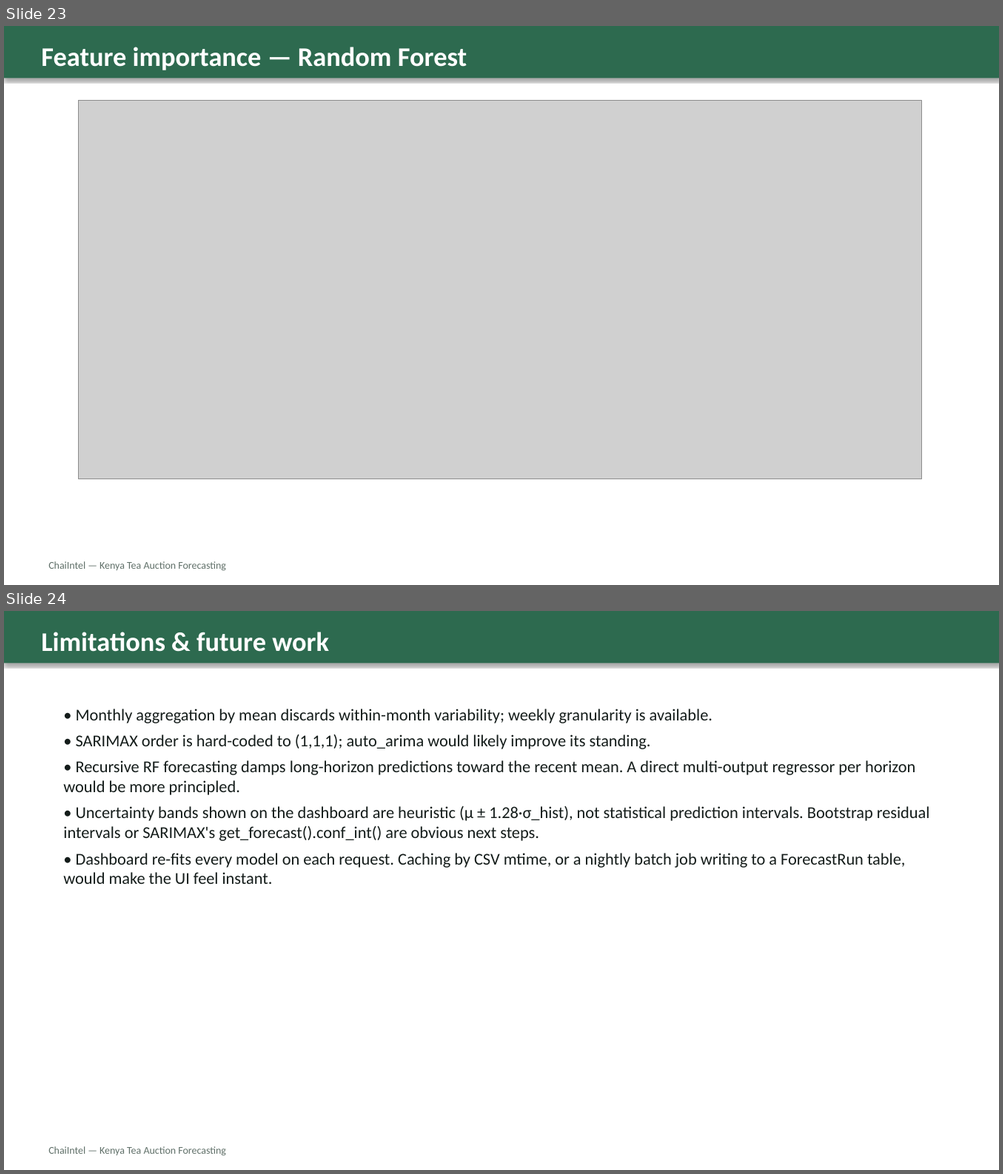
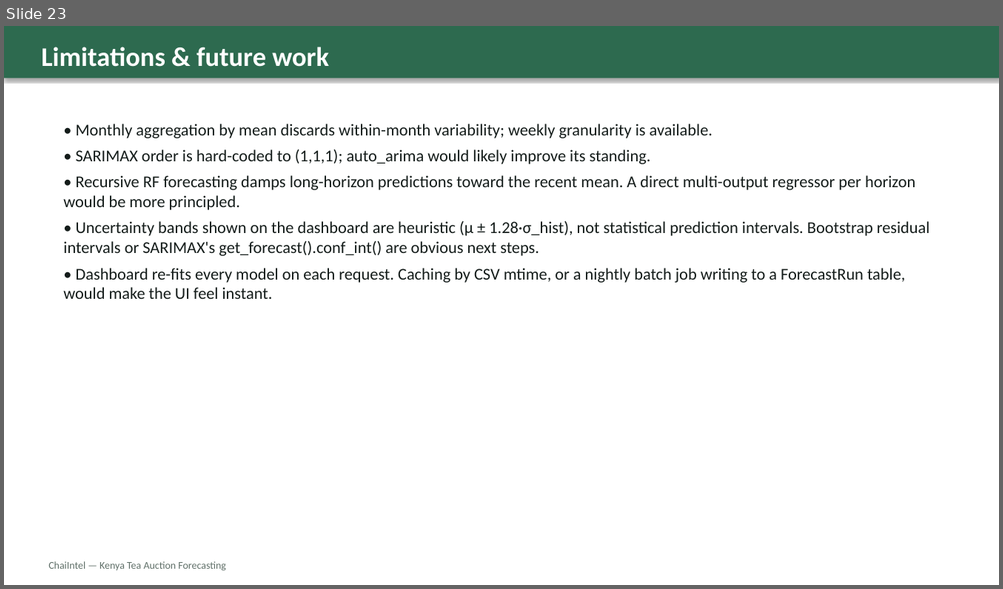
Before and after one commit to benodongo/ChaiIntel, a slide deck: analytics/static/analytics/docs/ChaiIntel-Presentation.pptx. Shown one above the other, each under a label of ours: slides 23 and 24 before the commit, slide 23 after it. The pictures are 1003x1174 and 1003x589 pixels, drawn with LibreOffice and Linux fonts; fonts in the diff are those of the drawing; grey boxes stand for pictures. Boxes give left, top, right and bottom in pixels: in the first picture for what was removed or moved away, otherwise in the second. Text is boxed around its words. In the diff, an @@ line names an element or a change of style, - is before the commit and + after.

Commit message:
Add sales volume (Pkgs) and USD/KES exchange rate features
Data pipeline:
* scripts/extract_sales_volumes.py parses the monthly KTDA auction PDFs in
  salesreport/ using pdfplumber. From the totals row at the bottom of each
  PDF it extracts per-grade Avg price (already in CSV) and per-grade Pkgs
  (sales volume), plus aggregate total_pkgs / total_kgs / total_avg.
* Adds monthly USD->KES exchange rate. Tries exchangerate.host first; falls
  back to a static historical lookup table baked into the script when the
  API is unreachable (no API key required).
* Dedupes rows by auction_no when two filenames carry the same auction
  number (May 2023.pdf and May 2025.pdf were duplicates of auction 2025/21).
* Skips the 15 daily-sale PDFs as they are Print-to-PDF outputs with no
  embedded text (would require OCR).
* Caches FX results in analytics/data/.fx_cache.json so reruns are offline.

Modelling:
* analytics/rfutils.py: new VOLUME_COLS / FX_COL / EXOG_COLS constants.
* load_historical_data preserves <grade>_pkgs and usd_kes columns and uses
  ISO 8601 date parsing (fixed silent collapse when dayfirst=True misread
  YYYY-MM-DD as DD-MM-YYYY).
* create_features(..., include_exog=True) adds vol_lag_1 (previous month's
  Pkgs) and usd_kes as additional features. Lag-1 volume avoids leakage.
* rf_forecast / rf_cv_metrics now consume the exog features by default
  (RF_USE_EXOG = True). Linear Regression, SARIMAX and Naive are unchanged
  so the per-grade comparison table stays apples-to-apples.
* rf_forecast carries the last-known volume and FX forward through the
  recursive multi-step loop.

Docs:
* analytics/static/analytics/docs/model-justification.md updated with the
  new feature section + a clear dataset-size caveat.
* scripts/generate_presentation.py reflects the new feature engineering;
  ChaiIntel-Presentation.pptx regenerated with live numbers.

Verified end-to-end: dashboard renders HTTP 200 with the new CSV, chosen
global model on this 8-row dataset is now Linear Regression (RF drops
because the extra exog regressors overfit on so few observations).

```diff
--- a/analytics/static/analytics/docs/ChaiIntel-Presentation.pptx
+++ b/analytics/static/analytics/docs/ChaiIntel-Presentation.pptx
@@ slide 23 removed at <box>4,26,999,585</box>, background #FFFFFF @@
@@ rectangle removed at <box>4,26,999,79</box> @@
@@ text removed at <box>41,47,466,70</box> @@
-Feature importance — Random Forest
@@ picture removed at <box>79,101,922,480</box> @@
@@ text removed at <box>48,562,226,571</box> @@
-ChaiIntel — Kenya Tea Auction Forecasting
@@ what was slide 24 is now slide 23 @@
```
Also in this commit, not shown: 7 slides changed, 31 other files.
